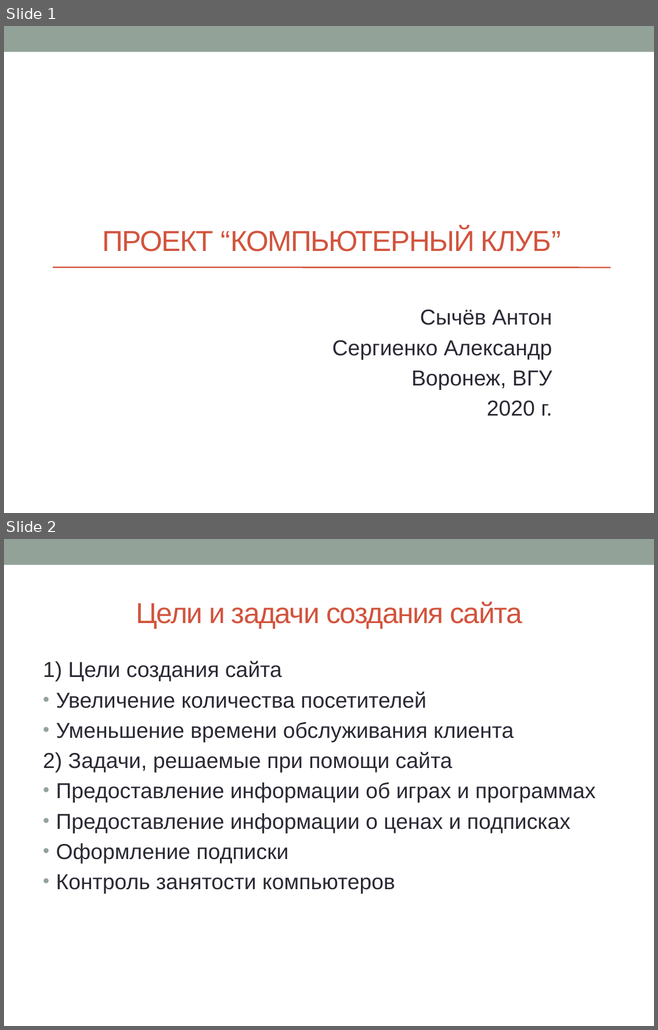
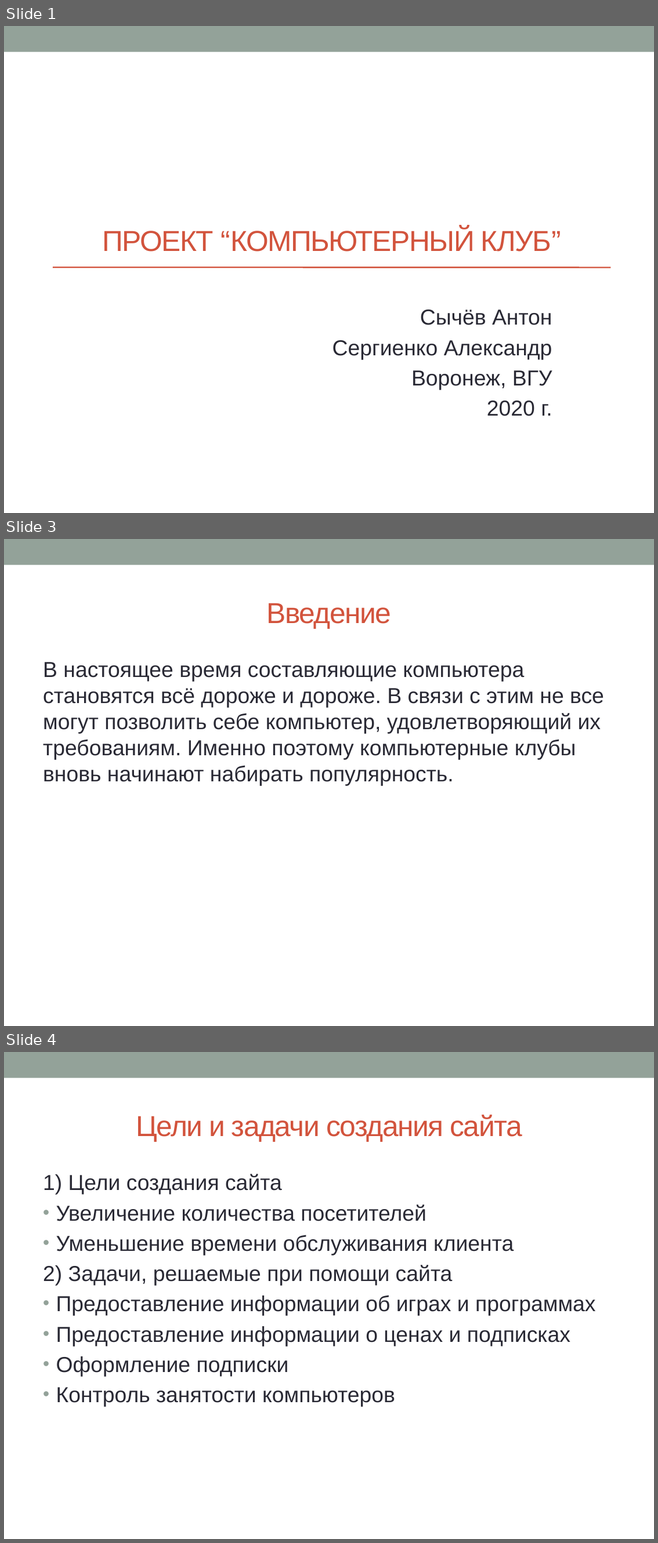
Before and after one commit to sergienkoaleksandr/-, a slide deck: Документы/Презентация.pptx. Shown one above the other, each under a label of ours: slides 1 and 2 before the commit, slides 1, 3 and 4 after it; the slides between them are not shown. The pictures are 658x1030 and 658x1543 pixels, drawn with LibreOffice and Linux fonts; fonts in the diff are those of the drawing. Boxes give left, top, right and bottom in pixels: in the first picture for what was removed or moved away, otherwise in the second. Text is boxed around its words. In the diff, an @@ line names an element or a change of style, - is before the commit and + after.

```diff
--- a/Документы/Презентация.pptx
+++ b/Документы/Презентация.pptx
@@ slide 3 added at [4,539,654,1026], background #FFFFFF; not listed: 1 template element that a slide beside it also shows @@
@@ title added at [267,603,391,629], 32 pt, text #D2533C @@
+Введение
@@ text added at [43,662,604,785], 24 pt, text #292934 @@
+В настоящее время составляющие компьютера становятся всё дороже и дороже. В связи с этим не все могут позволить себе компьютер, удовлетворяющий их требованиям. Именно поэтому компьютерные клубы вновь начинают набирать популярность.
@@ what was slide 2 is now slide 4 @@
```
Also in this commit, not shown: 7 other slides added, 4 slides removed.
